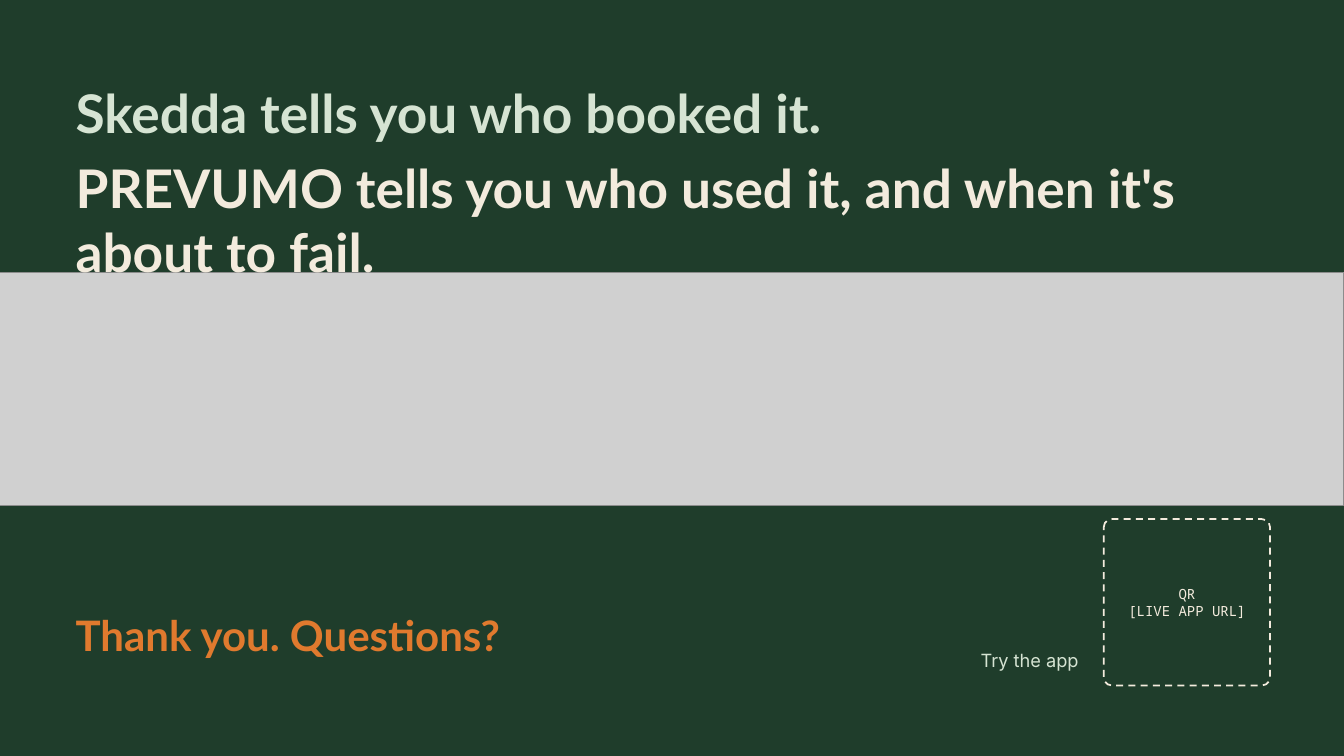
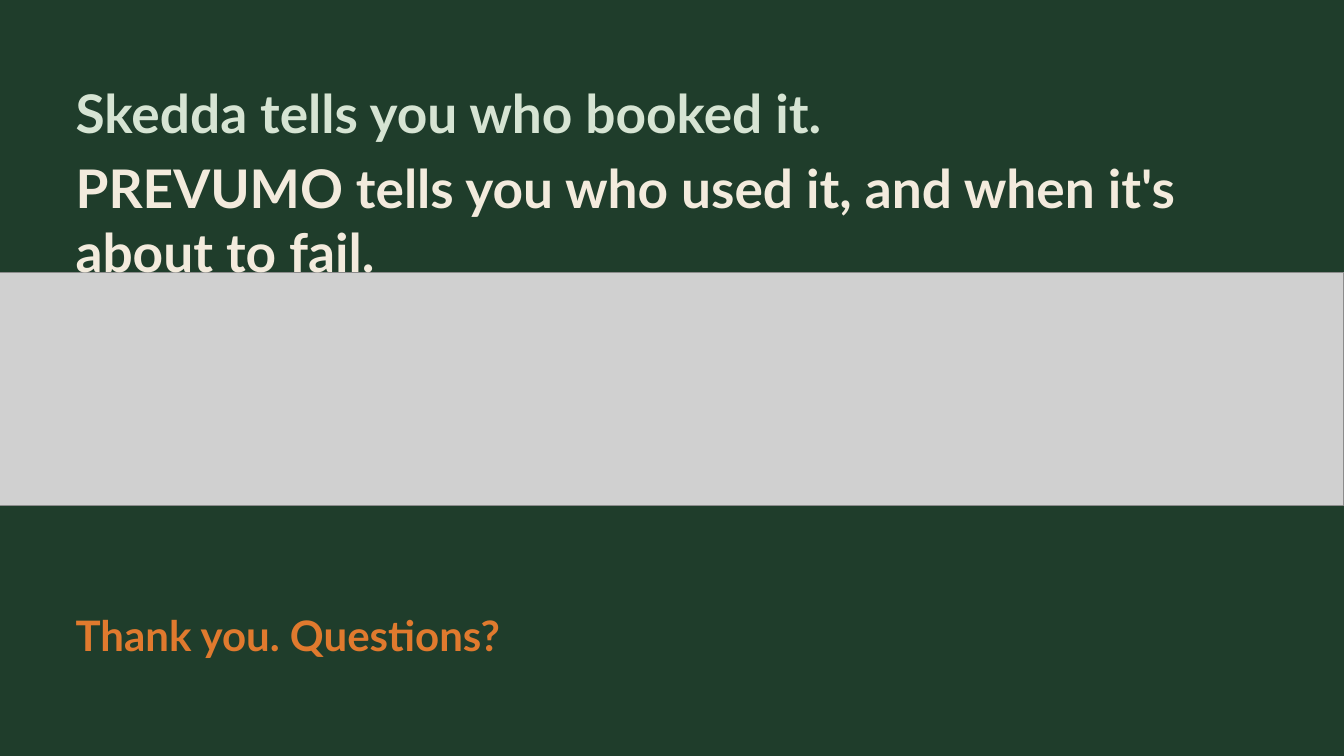
Before and after one commit to WAHB22/wahbs-world, a slide deck: slide 11 of prevumo/deliverables/PREVUMO-pitch.pptx. Drawn at 1344x756 pixels with LibreOffice and Linux fonts; fonts in the diff are those of the drawing; grey boxes stand for pictures. Boxes give left, top, right and bottom in pixels: in the first picture for what was removed or moved away, otherwise in the second. Text is boxed around its words. In the diff, an @@ line names an element or a change of style, - is before the commit and + after.

```diff
--- a/prevumo/deliverables/PREVUMO-pitch.pptx
+++ b/prevumo/deliverables/PREVUMO-pitch.pptx
@@ rounded rectangle removed at <box>1104,519,1270,686</box> @@
@@ text removed at <box>1128,589,1245,619</box> @@
-QR
-[LIVE APP URL]
@@ text removed at <box>981,653,1078,671</box> @@
-Try the app
```
Also in this commit, not shown: 1 other slide changed, 2 other files.
